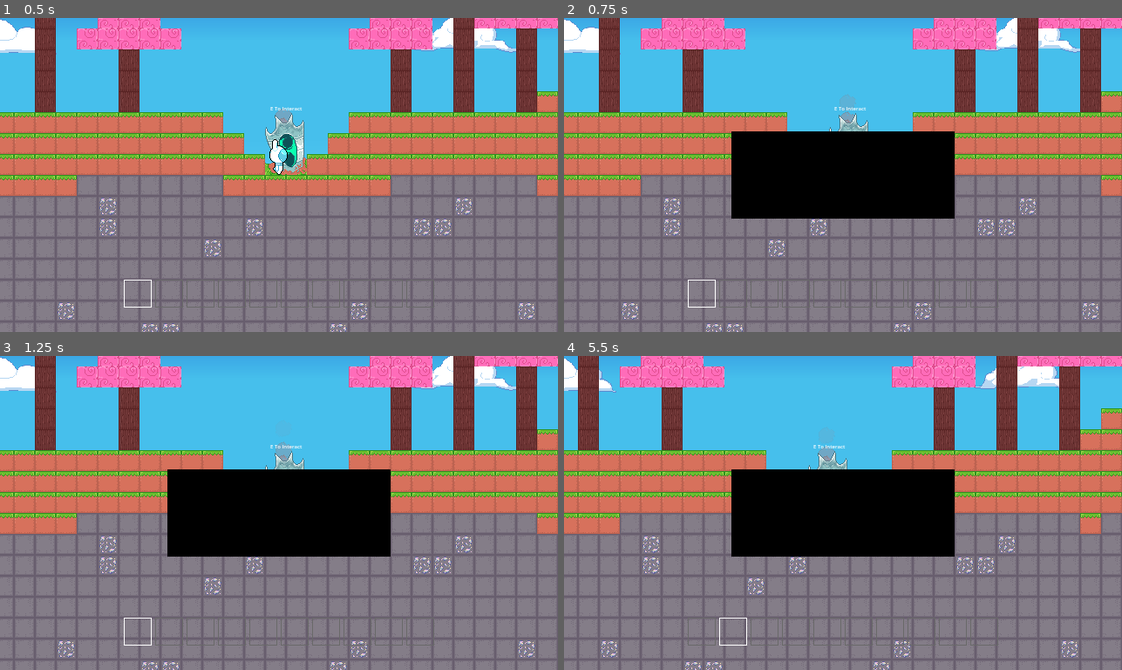
Above: before the commit, frames 1-4 (two rows, left to right).
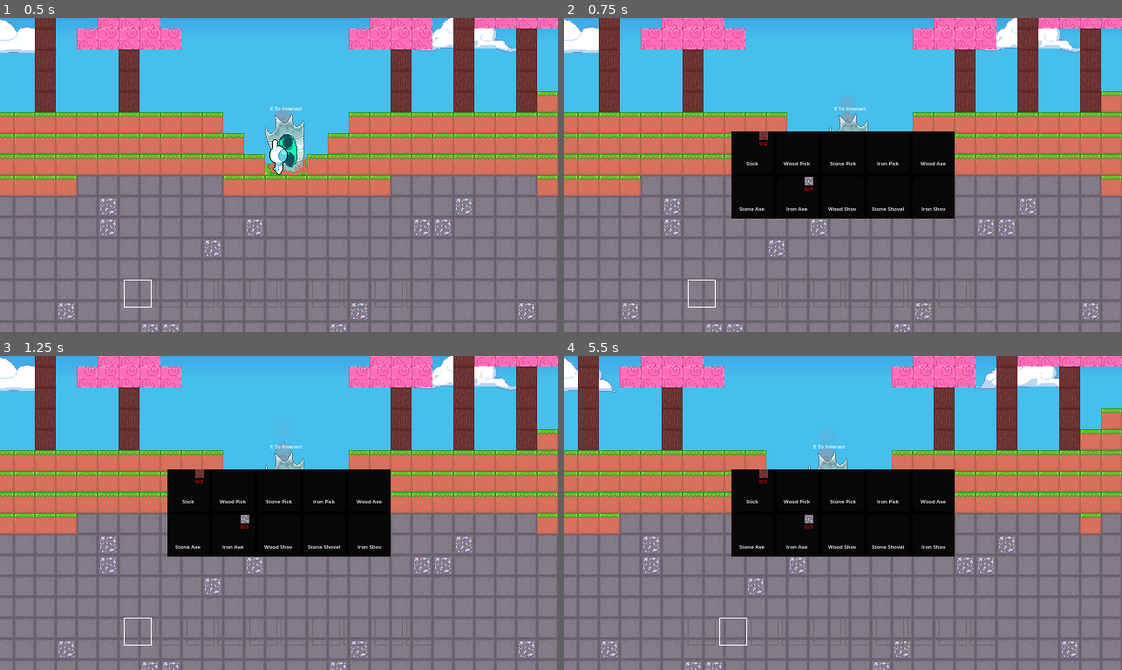
Above: after the commit, the same moments.

Repository: GriffinRio/Game-likeJam10
Game: Godot game, scene res://main.tscn
Same seed, same stepped clock (60 frames per second), same inputs: the game is played once before the commit and once after it.
Inputs (mouse positions are in pixels of both pictures, inside the frame that each line leads up to):
- Up to frame 1 (0.5 s): no input
- Up to frame 2 (0.75 s): move the mouse to (965, 159) at 0.52 s; hold D (Move_Right) from 0.53 s (still down); hold E (Interact) from 0.53 s (still down); click (965, 159) at 0.6 s
- Up to frame 3 (1.25 s): keep holding D (Move_Right); keep holding E (Interact); tap W (Jump) at 0.77 s
- Up to frame 4 (5.5 s): tap Enter at 1.25 s; move the mouse to (731, 528) at 1.27 s; release E (Interact) at 1.28 s; tap E (Interact) at 1.35, 5.3 s; tap W (Jump) at 1.52, 3.02, 3.77, 4.52 s; click (731, 528) at 1.55 s; move the mouse to (898, 443) at 2.02 s; release D (Move_Right) at 2.03 s; hold A (Move_Left) 2.03-2.78 s; hold E (Interact) 2.03-2.78 s; click (898, 443) at 2.1 s; move the mouse to (815, 575) at 2.77 s; hold D (Move_Right) 2.78-4.28 s; tap 1 (Direct_Item_Switch) at 2.85 s; click (815, 575) at 3.05 s; move the mouse to (1010, 560) at 3.52 s; hold E (Interact) 3.53-4.28 s; move the mouse to (675, 465) at 4.27 s; hold A (Move_Left) 4.28-5.03 s; right-click (675, 465) at 4.35 s; click (675, 465) at 4.55 s; move the mouse to (870, 513) at 5.02 s; hold D (Move_Right) from 5.03 s (still down); hold Mouse wheel down (Switch_Item_Down) from 5.03 s (still down)

Frame 1 is identical in both runs. In frame 2, 0.5% of the frame differs, in the area x 31-69%, y 36-62%; in frame 3, 0.5%; in frame 4, 0.5%.
Error before the commit: Parse Error: Invalid argument for "update_count()" function: argument 1 should be "int" but is "Item". (res://UI/crafting_slot.gd:38)

Commit message:
fully connected everything in the crafting mechanic

Diff:
--- a/gameLikeJam10/UI/crafting.gd
+++ b/gameLikeJam10/UI/crafting.gd
@@ -7,10 +7,12 @@
 @export var recipes : Array[Item]
 
 var crafting_slot_nodes : Array[CraftingSlot]
+var inventory : Array[Item]
 
 # Called when the node enters the scene tree for the first time.
 func _ready() -> void:
 	EventBus.crafting.connect(crafting)
+	EventBus.inventory_slot_changed.connect(update_inventory)
 	visible = false
 	for recipe in recipes:
 		var new_slot : CraftingSlot = CRAFTING_SLOT.instantiate()
@@ -22,8 +24,15 @@
 func _process(delta: float) -> void:
 	pass
 
-func crafting(currently_crafting : bool, inventory: Array[Item]) -> void:
+func crafting(currently_crafting : bool, new_inventory: Array[Item]) -> void:
 	visible = currently_crafting
+	inventory = new_inventory
 	if(visible):
 		for slot in crafting_slot_nodes:
 			slot.update_recipe(inventory)
+
+func update_inventory(index : int, item : Item) -> void:
+	if(visible):
+		inventory[index] = item
+		for slot in crafting_slot_nodes:
+			slot.update_recipe(inventory)
--- a/gameLikeJam10/UI/crafting_slot.gd
+++ b/gameLikeJam10/UI/crafting_slot.gd
@@ -21,11 +21,6 @@
 		v_box_container.add_child(new_item_display)
 		slot_items.append(new_item_display)
 
-
-# Called every frame. 'delta' is the elapsed time since the previous frame.
-func _process(delta: float) -> void:
-	pass
-
 func update_recipe(inventory : Array[Item]) -> void:
 	var craftable : bool = true
 	for i in item.recipe.size():
@@ -35,14 +30,17 @@
 			var item_slot : Item = result[0]
 			if(item_slot.count < need.count):
 				craftable = false
-			slot_items[i].update_count(item_slot)
+			slot_items[i].update_count(item_slot.count)
 		else:
 			craftable = false
-	if(not craftable):
+			slot_items[i].update_count(0)
+	if(item.recipe.size() == 0 or not craftable):
 		button.disabled = true
 	else:
 		button.disabled = false
 
 
 func _on_button_pressed() -> void:
-	EventBus.emit_signal("give_player_item", item)
+	for need in item.recipe:
+		EventBus.take_player_item.emit(need, need.count)
+	EventBus.give_player_item.emit(item, item.craft_count)
